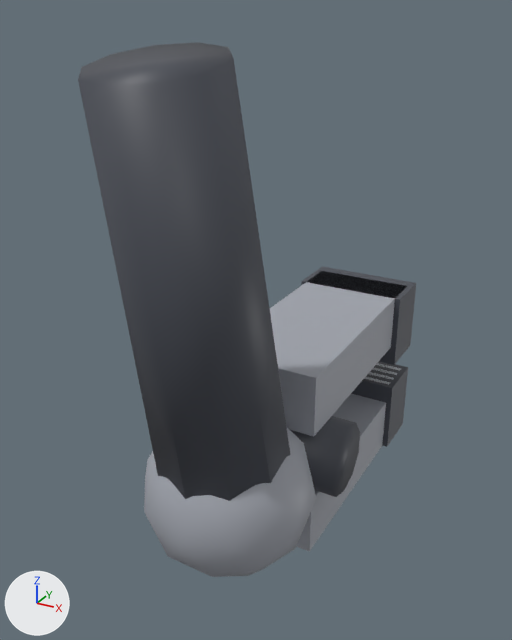
Two versions of the glTF model assets/models/creatures/prime_vice.glb, one commit apart.
Before and after are seen from a camera (50 mm lens) standing at (0.9, -1.78, 1.3) and looking at (-0.09, 0.03, 0.4). Arrows for +X, +Y and +Z are at lower left; the lights stay in place. The picture after the commit comes second. Vertices at exactly the same position are counted once.

The older version as bpy lines, for what is in view:
```python
me_prime_vice = bpy.data.meshes.new('prime_vice')
me_prime_vice.from_pydata(...)  # 178 vertices, 296 faces; spans x -0.25..0.25, y -0.71..0.8, z -0.32..1.23
# faces by material slot: [96, 200]
me_prime_vice.materials.append(mat_prop_dark_iron)
me_prime_vice.materials.append(mat_prop_iron)
ob_prime_vice = bpy.data.objects.new('prime_vice', me_prime_vice)
ob_prime_vice.location = (0.0, 0.0, 0.0)
```
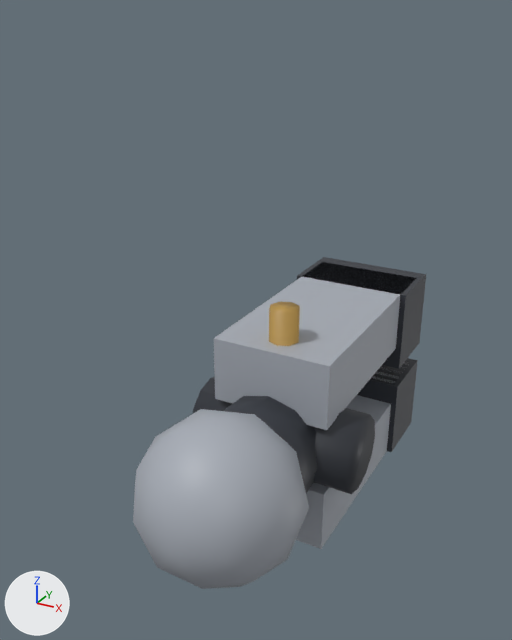
What changed in the scene script:
```text
Change me_prime_vice:
    used by ob_prime_vice; location = (0.0, 0.0, 0.0)
    remove me_prime_vice.from_pydata(...)  # 178 vertices, 296 faces; spans x -0.25..0.25, y -0.71..0.8, z -0.32..1.23
    add me_prime_vice.from_pydata(...)  # 218 vertices, 364 faces; spans x -0.28..0.28, y -0.61..0.86, z -0.45..0.45
    me_prime_vice part 1: the loose piece of 42 vertices spanning x -0.25..0.25, y -0.56..-0.04, z -0.26..0.26 is moved by (0.0, -0.05, 0.0)
    me_prime_vice part 2: a new loose piece, a box spanning x -0.2..0.2, y -0.05..0.8, z 0.12..0.34, in mat_prop_iron
    me_prime_vice part 3: a new loose piece, a box spanning x -0.2..0.2, y -0.05..0.8, z -0.34..-0.12, in mat_prop_iron
    me_prime_vice part 4: a new loose piece, a box spanning x -0.2..0.2, y 0.62..0.64, z -0.09..-0.04, in mat_prop_iron
    me_prime_vice part 5: a new loose piece, a box spanning x -0.2..0.2, y 0.665..0.685, z -0.09..-0.04, in mat_prop_iron
    me_prime_vice part 6: a new loose piece, an 8-sided cylinder along z spanning x -0.05..0.05, y 0.0..0.1, z -0.45..0.45, in mat_prop_iron
    me_prime_vice part 7: a new loose piece, a 12-sided cut cone along y (radius 0.2 at the low end, 0.18 at the high end) spanning x -0.2..0.2, y -0.35..0.05, z -0.2..0.2, in mat_prop_dark_iron
    me_prime_vice part 8: a new loose piece, a box spanning x -0.22..0.22, y 0.6..0.86, z 0.04..0.34, in mat_prop_dark_iron
    me_prime_vice part 9: a new loose piece, a box spanning x -0.22..0.22, y 0.6..0.86, z -0.34..-0.04, in mat_prop_dark_iron
    me_prime_vice part 10: a new loose piece, a 12-sided cylinder along x spanning x -0.28..0.28, y -0.08..0.18, z -0.13..0.13, in mat_prop_dark_iron
    me_prime_vice part 11: 14 loose pieces with 136 vertices, spanning x -0.25..0.25, y -0.71..0.8, z -0.32..1.23, are deleted
    other edits to the shape of me_prime_vice do not show in these pictures
```

Pixel boxes (x1, y1, x2, y2) of what changed, in the pictures (512 x 640 px; the box of a moved part takes in the faces that stretch with it):
'prime_vice', reshaped (13% narrower, 38% shorter)
    before: (78, 42, 416, 577)
    after: (133, 257, 426, 589)
part 1 of me_prime_vice, moved or reshaped
    before: (144, 428, 316, 577)
    after: (133, 409, 309, 589)
part 2 of me_prime_vice, added
    after: (214, 262, 416, 430)
part 3 of me_prime_vice, added
    after: (296, 395, 391, 549)
part 4 of me_prime_vice, added (mostly hidden)
    after: (372, 376, 395, 383)
part 5 of me_prime_vice, added (mostly hidden)
    after: (376, 371, 399, 379)
part 6 of me_prime_vice, added (brown)
    after: (269, 302, 300, 346)
part 7 of me_prime_vice, added
    after: (224, 396, 317, 493)
part 8 of me_prime_vice, added
    after: (297, 257, 426, 369)
part 9 of me_prime_vice, added
    after: (357, 358, 418, 452)
part 10 of me_prime_vice, added
    after: (193, 377, 375, 494)
part 11 of me_prime_vice, deleted
    before: (78, 42, 416, 552)
